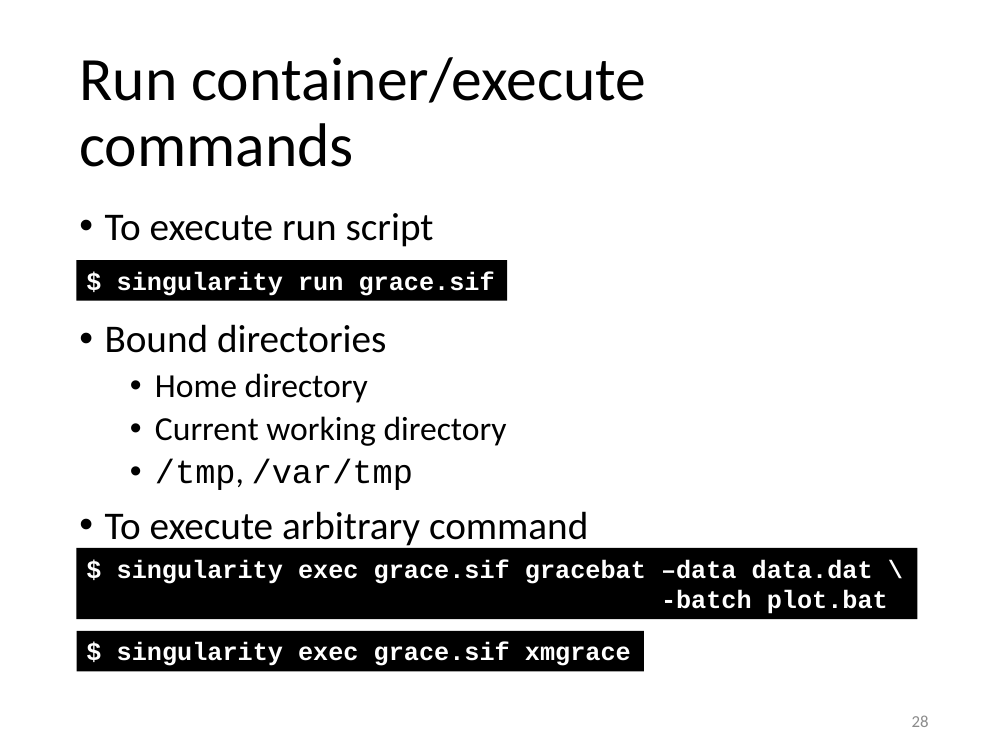
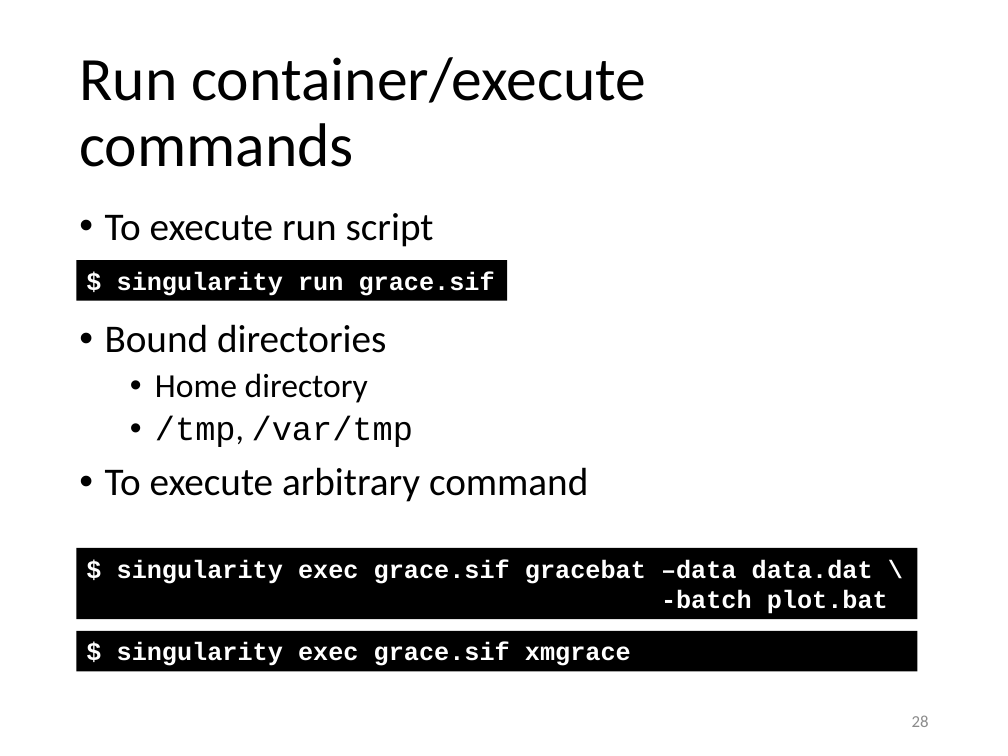
Before and after one commit to gjbex/Containers-for-HPC, a slide deck: slide 28 of singularity.pptx. Drawn at 1008x756 pixels with LibreOffice and Linux fonts; fonts in the diff are those of the drawing. Boxes give left, top, right and bottom in pixels: in the first picture for what was removed or moved away, otherwise in the second. Text is boxed around its words. In the diff, an @@ line names an element or a change of style, - is before the commit and + after.

Commit message:
Fix illusion that current working directory is bound
If the current working directory is a subdirectory of an overlay directory, the container's current working directory will be identical.  If not it will the the home directory.
If you bind a parent directory of the current working directory, your container will still start there.

```diff
--- a/singularity.pptx
+++ b/singularity.pptx
@@ text at box(155, 416, 507, 446): paragraph removed @@
-  • Current working directory
@@ rectangle "$ singularity exec grace.sif xmgrace": place and size @@
-rectangle "$ singularity exec grace.sif xmgrace" at box(77, 631, 644, 671)
+rectangle "$ singularity exec grace.sif xmgrace" at box(77, 631, 917, 671)
```
Also in this commit, not shown: 1 other slide changed.
